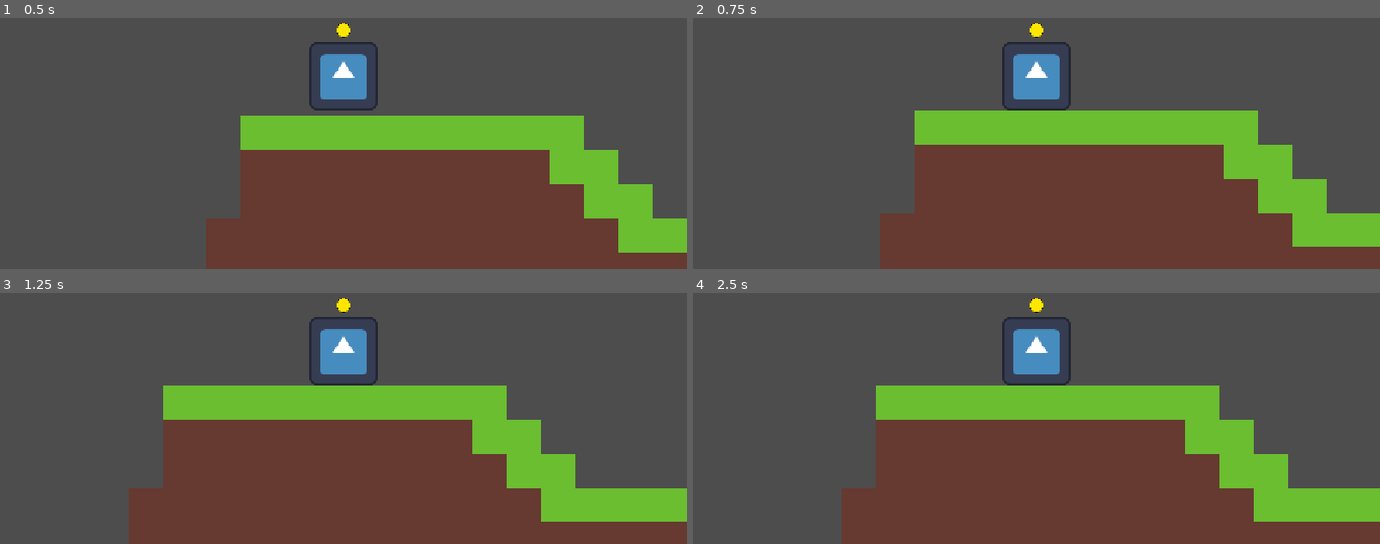
Above: before the commit, frames 1-4 (two rows, left to right).
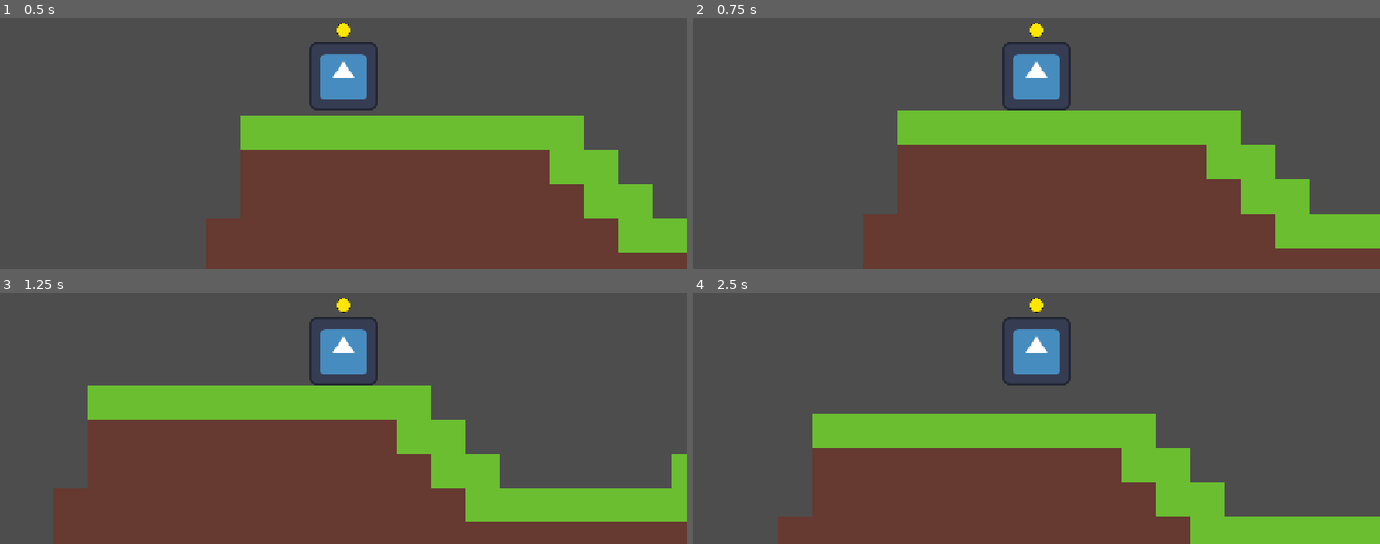
Above: after the commit, the same moments.

Repository: kaskadiia/haven-jam
Game: Godot game, scene res://scenes/game.tscn
Same seed, same stepped clock (60 frames per second), same inputs: the game is played once before the commit and once after it. The engine's default icon, where the game draws it, is replaced by a stand-in: a white triangle on a blue panel in a dark square.
Inputs (mouse positions are in pixels of both pictures, inside the frame that each line leads up to):
- Up to frame 1 (0.5 s): no input
- Up to frame 2 (0.75 s): move the mouse to (1187, 58) at 0.52 s; tap Space (jump) at 0.6 s
- Up to frame 3 (1.25 s): tap Space (jump) at 0.77, 1.07 s
- Up to frame 4 (2.5 s): move the mouse to (899, 370) at 1.27 s; tap Space (jump) at 1.35, 1.52, 1.82, 2.1 s; move the mouse to (outside the picture) at 2.02 s

Frame 1 is identical in both runs. In frame 2, 3.8% of the frame differs, in the area x 24-100%, y 36-100%; in frame 3, 16%; in frame 4, 26%, in the area x 12-100%, y 36-100%.

Commit message:
Add speed clamp

Diff:
--- a/scripts/player.gd
+++ b/scripts/player.gd
@@ -23,6 +23,6 @@
 
 	# Hopping
 	if Input.is_action_just_pressed("jump") and is_on_floor():
-		velocity = direction * distance
+		velocity = direction * clamp(distance * 2, 0, 500)
 #
 	move_and_slide()
